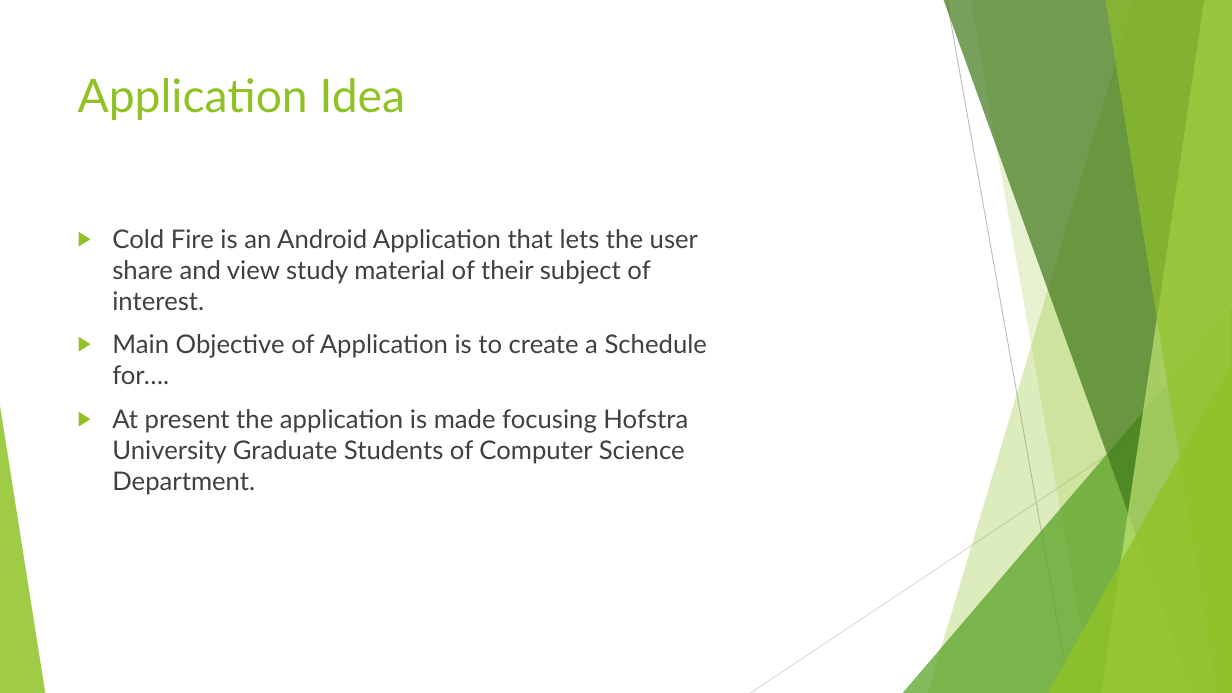
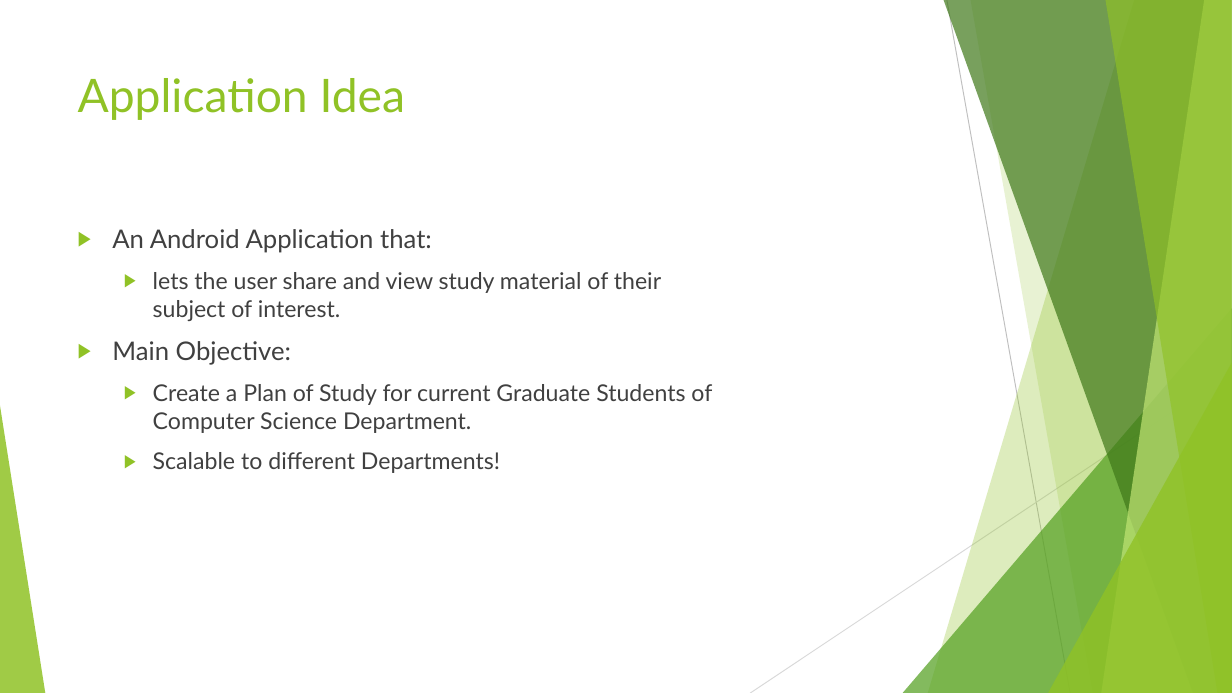
Before and after one commit to AnganaK/Coldfire, a slide deck: slide 2 of ColdFire.pptx. Drawn at 1232x693 pixels with LibreOffice and Linux fonts; fonts in the diff are those of the drawing. Boxes give left, top, right and bottom in pixels: in the first picture for what was removed or moved away, otherwise in the second. Text is boxed around its words. In the diff, an @@ line names an element or a change of style, - is before the commit and + after.

```diff
--- a/ColdFire.pptx
+++ b/ColdFire.pptx
@@ text at box(112, 229, 712, 473): text changed; size 20 to 18 pt @@
-▶ Cold Fire is an Android Application that lets the user share and view study material of their subject of interest.
-▶ Main Objective of Application is to create a Schedule for….
-▶ At present the application is made focusing Hofstra University Graduate Students of Computer Science Department.
+▶ An Android Application that:
+  ▶ lets the user share and view study material of their subject of interest.
+▶ Main Objective:
+  ▶ Create a Plan of Study for current Graduate Students of Computer Science Department.
+  ▶ Scalable to different Departments!
```
Also in this commit, not shown: 1 other slide changed.
